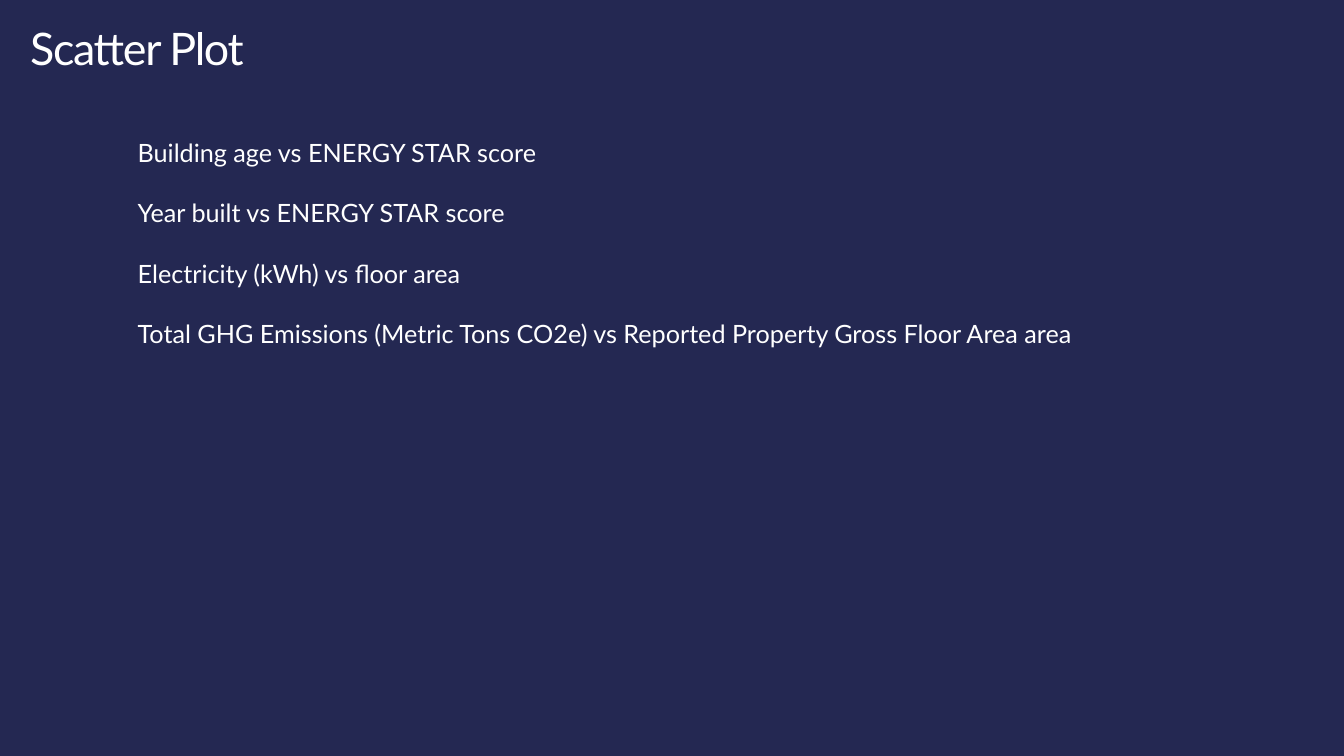
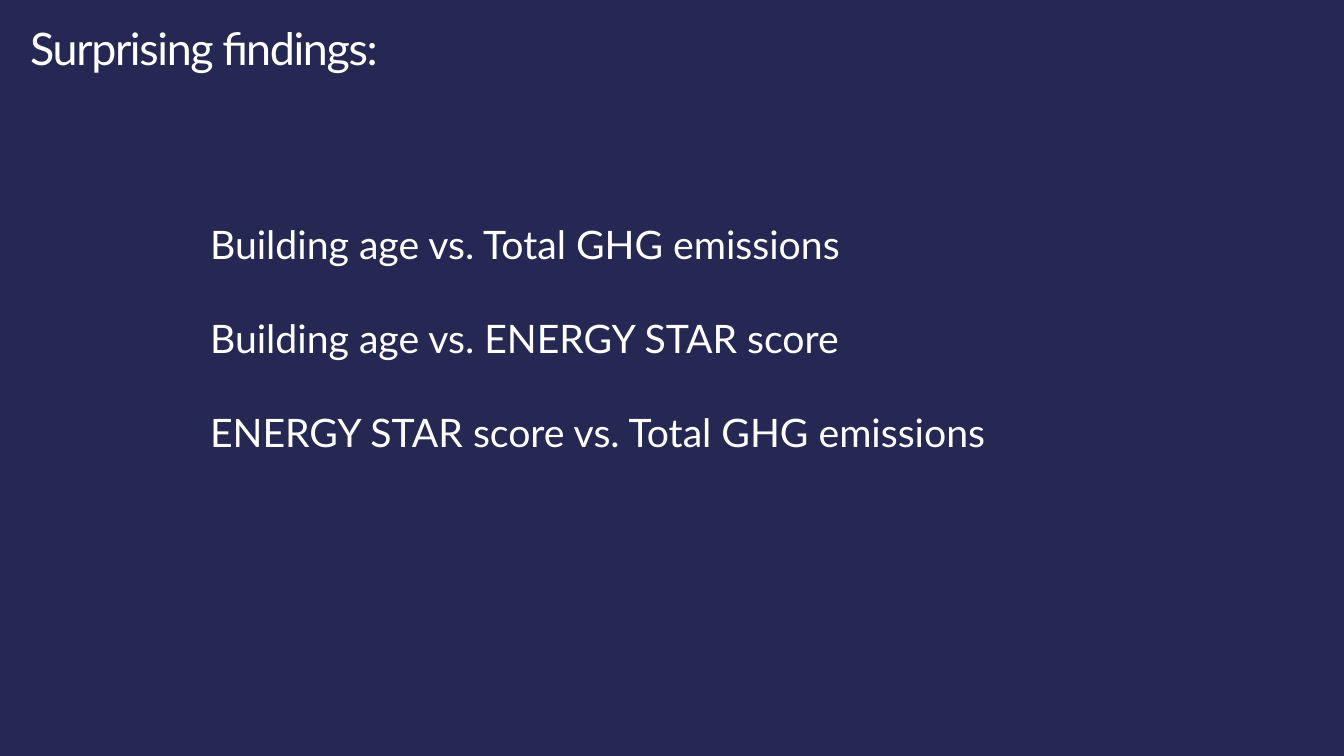
Before and after one commit to Alissa-Ouspen/data110_alissa, a slide deck: slide 11 of project1/Proj1_Present_Energy_Ouspenskaia.pptx. Drawn at 1344x756 pixels with LibreOffice and Linux fonts; fonts in the diff are those of the drawing. Boxes give left, top, right and bottom in pixels: in the first picture for what was removed or moved away, otherwise in the second. Text is boxed around its words. In the diff, an @@ line names an element or a change of style, - is before the commit and + after.

Commit message:
update ppt

```diff
--- a/project1/Proj1_Present_Energy_Ouspenskaia.pptx
+++ b/project1/Proj1_Present_Energy_Ouspenskaia.pptx
@@ title at [30,32,377,73]: text changed @@
-Scatter Plot
+Surprising findings:
@@ text at [210,230,986,448]: text changed; size 18 to 28 pt @@
-Building age vs ENERGY STAR score
-Year built vs ENERGY STAR score
-Electricity (kWh) vs floor area
-Total GHG Emissions (Metric Tons CO2e) vs Reported Property Gross Floor Area area
+Building age vs. Total GHG emissions
+Building age vs. ENERGY STAR score
+ENERGY STAR score vs. Total GHG emissions
```
Also in this commit, not shown: 2 other slides changed, 2 slides added, 2 other files.
